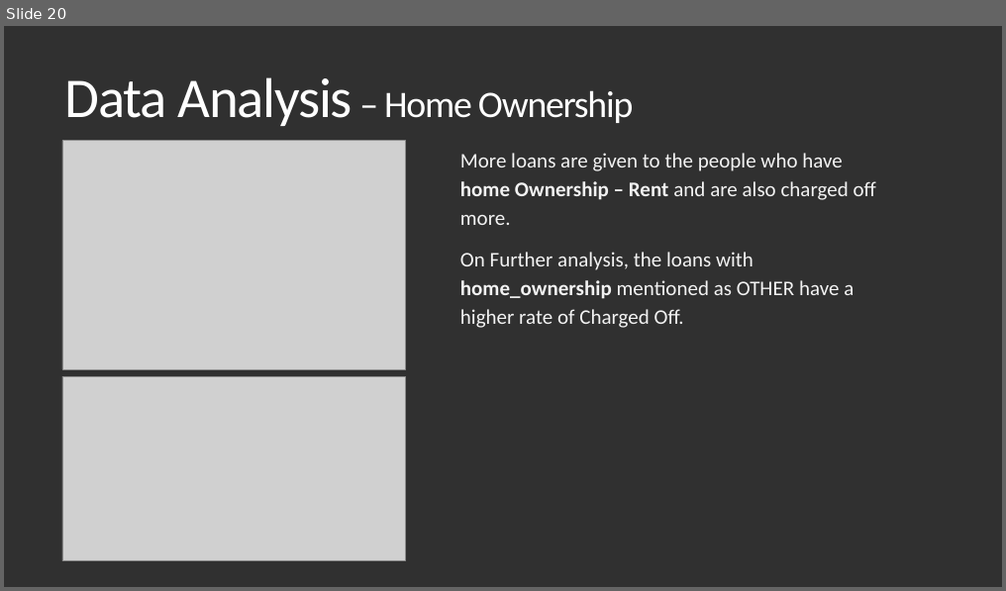
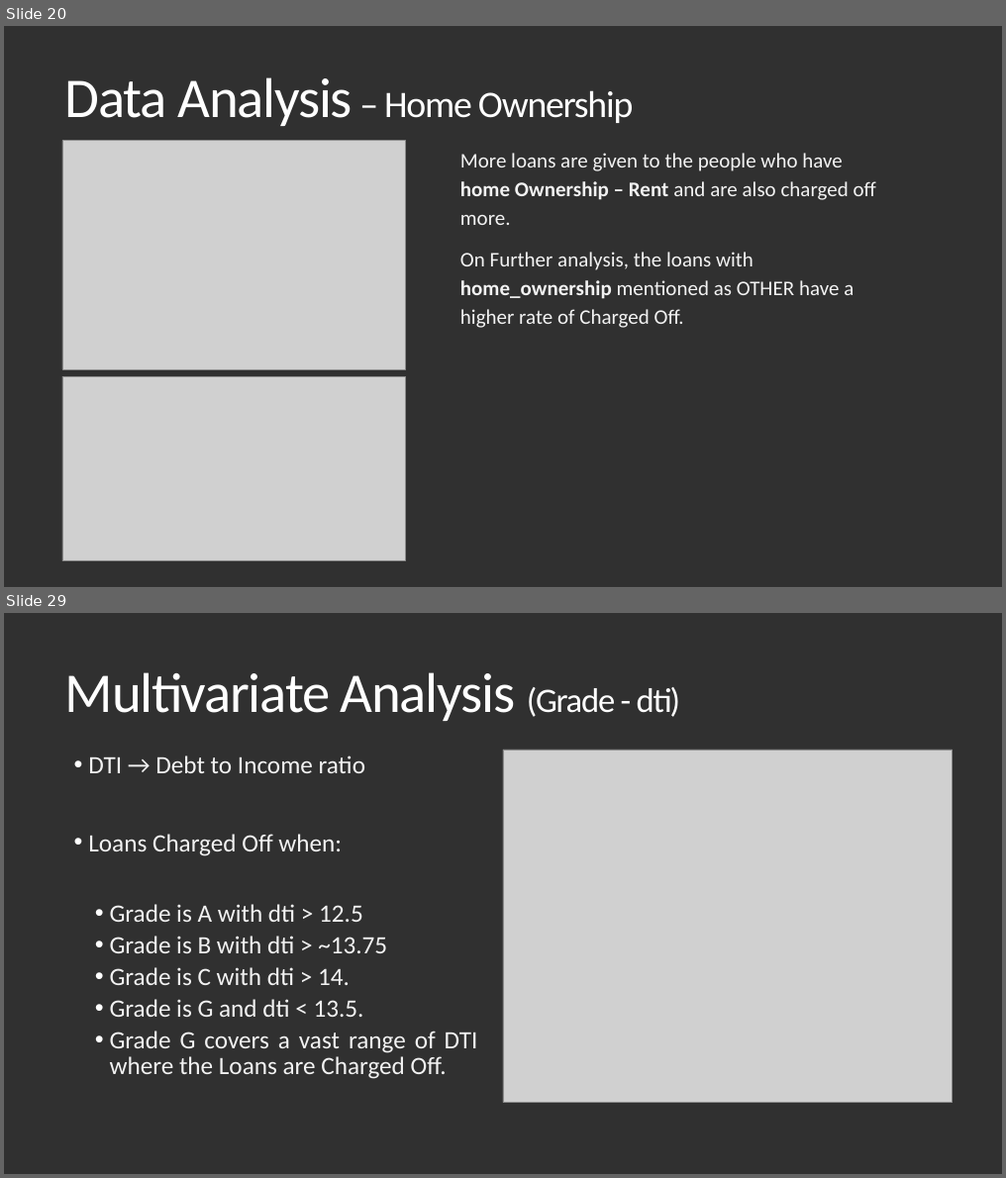
Before and after one commit to Vasista-Eranki/LendingClubCaseStudy, a slide deck: Lending Club Case Study.pptx. Shown one above the other, each under a label of ours: slide 20 before the commit, slides 20 and 29 after it; the slides between them are not shown. The pictures are 1006x591 and 1006x1178 pixels, drawn with LibreOffice and Linux fonts; fonts in the diff are those of the drawing; grey boxes stand for pictures. Boxes give left, top, right and bottom in pixels: in the first picture for what was removed or moved away, otherwise in the second. Text is boxed around its words. In the diff, an @@ line names an element or a change of style, - is before the commit and + after.

```diff
--- a/Lending Club Case Study.pptx
+++ b/Lending Club Case Study.pptx
@@ slide 29 added at <box>4,613,1002,1174</box>, background #303030 @@
@@ title added at <box>65,672,681,721</box>, 54 pt, text #FFFFFF @@
+Multivariate Analysis (Grade - dti)
@@ text added at <box>88,756,478,1079</box>, 24 pt, text #F2F2F2 @@
+• DTI → Debt to Income ratio
+• Loans Charged Off when:
+  • Grade is A with dti > 12.5
+  • Grade is B with dti > ~13.75
+  • Grade is C with dti > 14.
+  • Grade is G and dti < 13.5.
+  • Grade G covers a vast range of DTI where the Loans are Charged Off.
@@ picture added at <box>503,750,952,1103</box> @@
```
Also in this commit, not shown: 1 slide changed, 13 other slides added.
